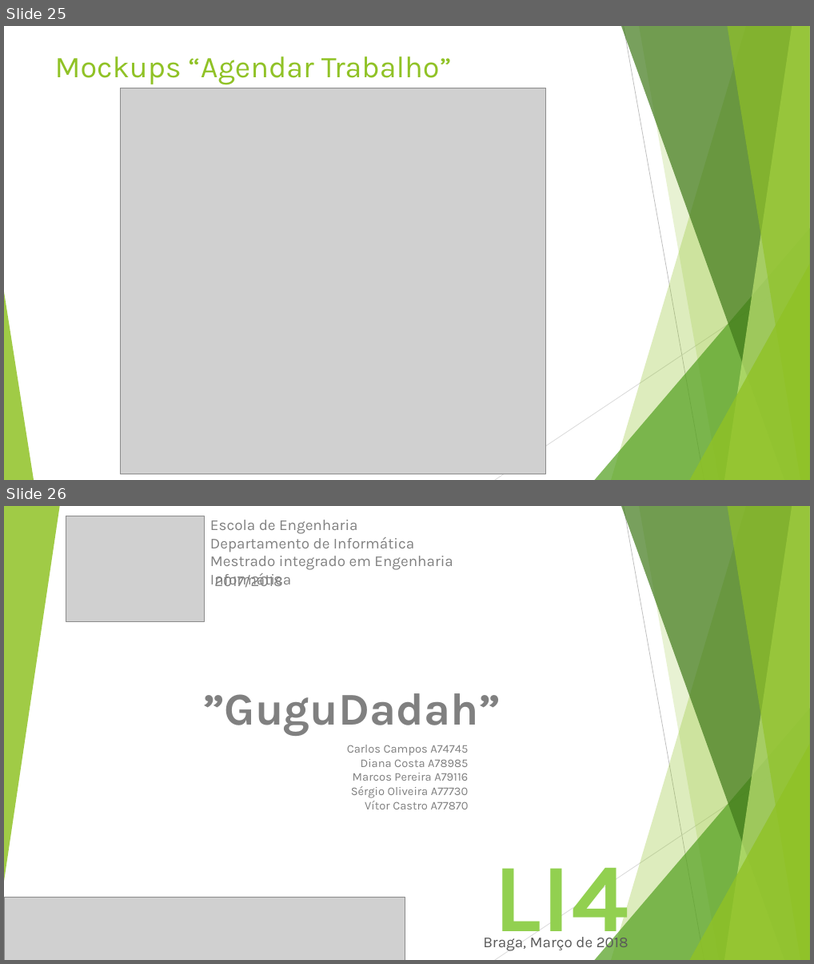
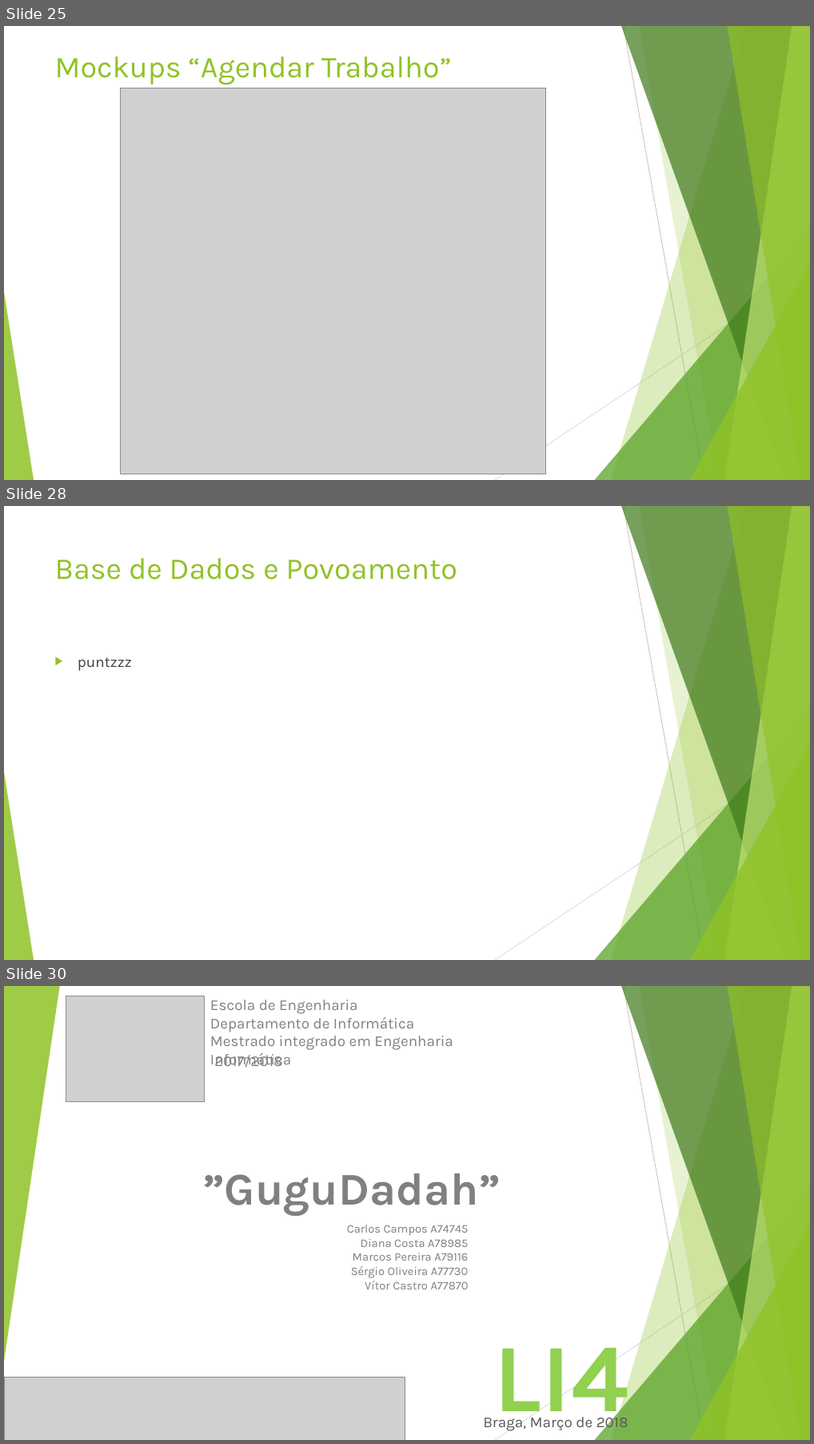
Before and after one commit to vitorjrc/babysitting-system, a slide deck: relatorio/Fase 3/LI4.pptx. Shown one above the other, each under a label of ours: slides 25 and 26 before the commit, slides 25, 28 and 30 after it; the slides between them are not shown. The pictures are 814x964 and 814x1444 pixels, drawn with LibreOffice and Linux fonts; fonts in the diff are those of the drawing; grey boxes stand for pictures. Boxes give left, top, right and bottom in pixels: in the first picture for what was removed or moved away, otherwise in the second. Text is boxed around its words. In the diff, an @@ line names an element or a change of style, - is before the commit and + after.

```diff
--- a/relatorio/Fase 3/LI4.pptx
+++ b/relatorio/Fase 3/LI4.pptx
@@ slide 28 added at bbox=[4, 506, 810, 960], background #FFFFFF; not listed: 10 template elements that a slide beside it also shows @@
@@ title added at bbox=[55, 558, 458, 580], 36 pt, text #90C226 @@
+Base de Dados e Povoamento
@@ text added at bbox=[78, 657, 132, 671], 18 pt, text #404040 @@
+▶ puntzzz
@@ what was slide 26 is now slide 30 @@
```
Also in this commit, not shown: 3 other slides added, 1 other file.
